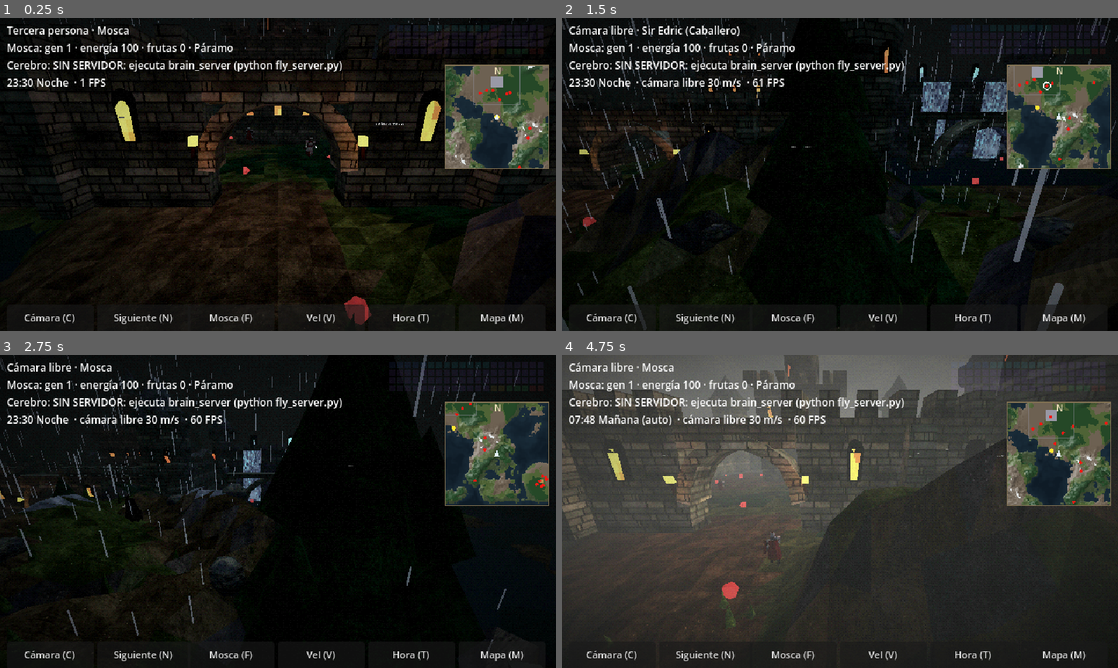
Above: before the commit, frames 1-4 (two rows, left to right).
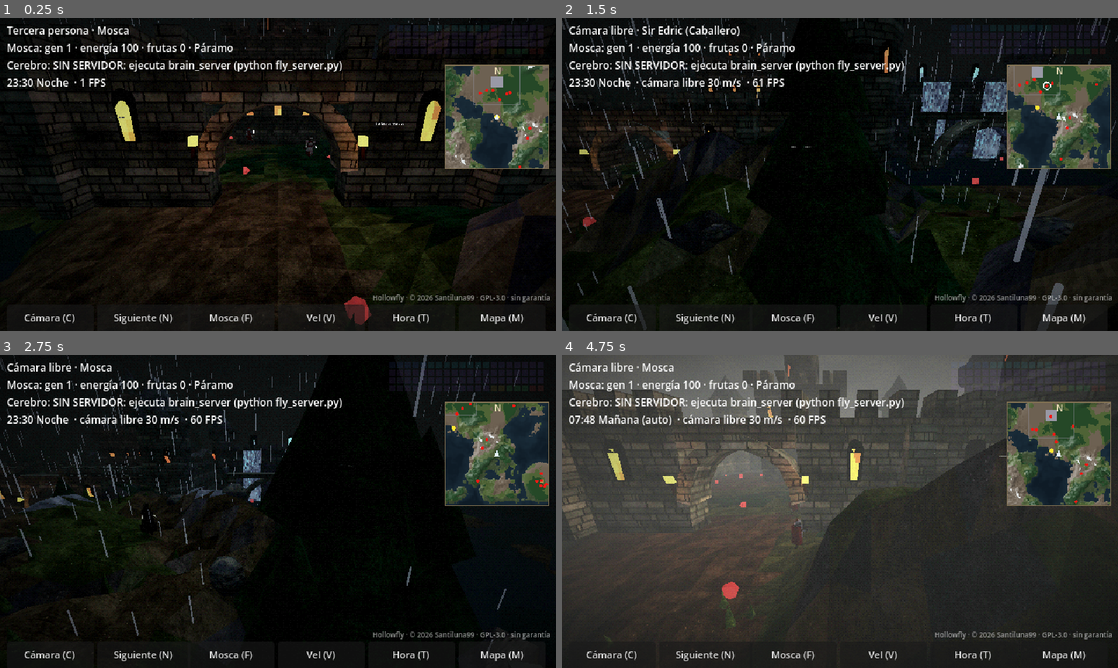
Above: after the commit, the same moments.

Repository: Santiluna99/fly-dark-fantasy
Game: Godot game, scene res://main.tscn
The game is run twice, just before and just after one commit, with the same random seed, the same clock (stepped at 60 frames per second) and the same inputs.
Inputs (mouse positions are in pixels of both pictures, inside the frame that each line leads up to):
- Up to frame 1 (0.25 s): no input
- Up to frame 2 (1.5 s): tap Enter at 0.5 s; move the mouse to (1056, 118) at 0.52 s; hold D 0.53-1.28 s; tap C at 0.6 s; click (1056, 118) at 0.67 s; move the mouse to (728, 190) at 1.27 s; hold S from 1.28 s (still down); tap N at 1.35 s
- Up to frame 3 (2.75 s): move the mouse to (333, 442) at 2.02 s; release S at 2.03 s; hold D from 2.03 s (still down); tap F at 2.1 s
- Up to frame 4 (4.75 s): move the mouse to (812, 574) at 2.77 s; release D at 2.78 s; hold W 2.78-3.53 s; tap V at 2.85 s; click (812, 574) at 2.92 s; move the mouse to (1006, 558) at 3.52 s; hold A from 3.53 s (still down); tap T at 3.6 s; move the mouse to (673, 464) at 4.27 s; tap Y at 4.35 s

The runs differ from the first frame. In frame 1, 0.3% of the frame differs, in the area x 9-99%, y 26-91%; in frame 2, 0.3%; in frame 3, 0.4%; in frame 4, 0.4%, in the area x 18-99%, y 19-91%.

Commit message:
Conservar la autoría de Santiluna99 al distribuir
- NOTICE con el aviso de copyright y un término adicional (GPL-3.0, sección
  7b) que exige conservar la atribución "Hollowfly, creado por Santiluna99".
- Cabecera de copyright en todos los archivos de código.
- Aviso legal visible en la pantalla del juego, encima de los botones.
- README: autor y referencia a NOTICE.

Co-Authored-By: Claude Opus 5.5 <noreply@anthropic.com>

Diff:
--- a/game/assets.gd
+++ b/game/assets.gd
@@ -1,3 +1,5 @@
+# Hollowfly - Copyright (C) 2026 Santiluna99
+# Software libre bajo la GNU GPL v3 (ver LICENSE y NOTICE).
 class_name Assets
 ## Carga las texturas (assets/textures/*.png) y modelos (assets/models/*.mdl) generados
 ## con tools/gen_textures.py y tools/gen_models.py. Si falta algo, el juego usa el
--- a/game/daynight.gd
+++ b/game/daynight.gd
@@ -1,3 +1,5 @@
+# Hollowfly - Copyright (C) 2026 Santiluna99
+# Software libre bajo la GNU GPL v3 (ver LICENSE y NOTICE).
 class_name DayNight extends Node
 ## CICLO DE DÍA Y NOCHE. La hora (0-24) interpola entre fotogramas clave que definen cielo, sol/luna,
 ## luz ambiente, niebla, saturación y lluvia. Teclas: T = siguiente momento (mañana/día/tarde/noche), Y = tiempo automático.
--- a/game/fly.gd
+++ b/game/fly.gd
@@ -1,3 +1,5 @@
+# Hollowfly - Copyright (C) 2026 Santiluna99
+# Software libre bajo la GNU GPL v3 (ver LICENSE y NOTICE).
 class_name Fly extends CharacterBody3D
 ## LA MOSCA
 ## Es un cuerpo físico (CharacterBody3D) que vuela. Sus sentidos (olor, "visión" de amenazas,
--- a/game/fly_brain.gd
+++ b/game/fly_brain.gd
@@ -1,3 +1,5 @@
+# Hollowfly - Copyright (C) 2026 Santiluna99
+# Software libre bajo la GNU GPL v3 (ver LICENSE y NOTICE).
 class_name FlyBrain extends RefCounted
 ## Interfaz común del cerebro de la mosca. El cerebro es el REAL (conectoma de FlyWire, ver remote_brain.gd);
 ## esta clase solo define lo que usan la mosca y el panel de actividad:
--- a/game/main.gd
+++ b/game/main.gd
@@ -1,3 +1,5 @@
+# Hollowfly - Copyright (C) 2026 Santiluna99
+# Software libre bajo la GNU GPL v3 (ver LICENSE y NOTICE).
 extends Node3D
 ## Hollowfly: mundo dark fantasy PS1. Todo se genera por código.
 ## Cámaras: C = primera / tercera / libre · N = siguiente ser · F = volver a la mosca · V = velocidad
@@ -1047,6 +1049,14 @@
 	minimap.size = Vector2(120, 120)
 	minimap.build(self)
 	cl.add_child(minimap)
+	# aviso legal visible (GPL-3.0 y término adicional de NOTICE: conservar la autoría)
+	var credit := Label.new()
+	credit.text = "Hollowfly · © 2026 Santiluna99 · GPL-3.0 · sin garantía"
+	credit.add_theme_font_size_override("font_size", 8)
+	credit.modulate = Color(1, 1, 1, 0.55)
+	cl.add_child(credit)
+	credit.set_anchors_and_offsets_preset(Control.PRESET_BOTTOM_RIGHT, Control.PRESET_MODE_MINSIZE, 6)
+	credit.position.y -= 26        # justo encima de la fila de botones
 	map_layer = CanvasLayer.new()
 	map_layer.layer = 5
 	map_layer.visible = false
--- a/game/map_view.gd
+++ b/game/map_view.gd
@@ -1,3 +1,5 @@
+# Hollowfly - Copyright (C) 2026 Santiluna99
+# Software libre bajo la GNU GPL v3 (ver LICENSE y NOTICE).
 class_name MapView extends Control
 ## MINIMAPA (esquina, centrado en lo que sigue la cámara) y MAPA COMPLETO (tecla M, clic = viajar con la cámara libre).
 ## Muestra el terreno por bioma con relieve sombreado, el castillo, aldeas y faro, la mosca (amarillo),
--- a/game/mob.gd
+++ b/game/mob.gd
@@ -1,3 +1,5 @@
+# Hollowfly - Copyright (C) 2026 Santiluna99
+# Software libre bajo la GNU GPL v3 (ver LICENSE y NOTICE).
 class_name Mob extends CharacterBody3D
 ## Facciones: 0 Aldeano, 1 Caballero, 2 Culto, 3 Monstruo
 
--- a/game/mob_model.gd
+++ b/game/mob_model.gd
@@ -1,3 +1,5 @@
+# Hollowfly - Copyright (C) 2026 Santiluna99
+# Software libre bajo la GNU GPL v3 (ver LICENSE y NOTICE).
 class_name MobModel
 ## Personajes low-poly con rostro, manos, ropa y extremidades animables.
 ## Variantes: human, knight, goat, owl (culto), goblin, ogre (monstruos)
--- a/game/neuro_view.gd
+++ b/game/neuro_view.gd
@@ -1,3 +1,5 @@
+# Hollowfly - Copyright (C) 2026 Santiluna99
+# Software libre bajo la GNU GPL v3 (ver LICENSE y NOTICE).
 class_name NeuroView extends Control
 ## Panel con la actividad de las 80 neuronas (brillo = tasa de disparo)
 
--- a/game/post_ps1.gdshader
+++ b/game/post_ps1.gdshader
@@ -1,3 +1,5 @@
+// Hollowfly - Copyright (C) 2026 Santiluna99
+// Software libre bajo la GNU GPL v3 (ver LICENSE y NOTICE).
 // POST-PROCESO PS1 / DARK FANTASY: paleta reducida con dithering ordenado (Bayer 4x4), viñeta oscura,
 // grano de película y un ligero tinte verde-ceniza en sombras. Se dibuja sobre la imagen 3D, debajo del HUD.
 shader_type canvas_item;
--- a/game/projectile.gd
+++ b/game/projectile.gd
@@ -1,3 +1,5 @@
+# Hollowfly - Copyright (C) 2026 Santiluna99
+# Software libre bajo la GNU GPL v3 (ver LICENSE y NOTICE).
 class_name Projectile extends Node3D
 ## Hechizo en vuelo: fuego, escarcha (ralentiza), sombra (roba vida), luz (cura)
 
--- a/game/ps1.gdshader
+++ b/game/ps1.gdshader
@@ -1,3 +1,5 @@
+// Hollowfly - Copyright (C) 2026 Santiluna99
+// Software libre bajo la GNU GPL v3 (ver LICENSE y NOTICE).
 // SHADER PS1: da el aspecto de PlayStation 1 a todo el juego.
 //  - Los vértices se "pegan" a una rejilla de pantalla (el temblor típico de PS1).
 //  - La paleta se reduce (posterizado) y las texturas no se suavizan.
--- a/game/remote_brain.gd
+++ b/game/remote_brain.gd
@@ -1,3 +1,5 @@
+# Hollowfly - Copyright (C) 2026 Santiluna99
+# Software libre bajo la GNU GPL v3 (ver LICENSE y NOTICE).
 class_name RemoteBrain extends FlyBrain
 ## CEREBRO REAL (conectoma FlyWire, 138.639 neuronas) a través de un servidor Python local.
 ## Hereda de FlyBrain para que Fly.gd y NeuroView lo usen igual que al cerebro de 80 neuronas.
--- a/game/sky.gdshader
+++ b/game/sky.gdshader
@@ -1,3 +1,5 @@
+// Hollowfly - Copyright (C) 2026 Santiluna99
+// Software libre bajo la GNU GPL v3 (ver LICENSE y NOTICE).
 // SHADER DE CIELO con ciclo día/noche: degradado cenit->horizonte, nubes que se estiran al horizonte,
 // estrellas (solo de noche), sol con halo y luna creciente. Los colores los anima daynight.gd según la hora.
 shader_type sky;
--- a/game/tests/camjit.gd
+++ b/game/tests/camjit.gd
@@ -1,3 +1,5 @@
+# Hollowfly - Copyright (C) 2026 Santiluna99
+# Software libre bajo la GNU GPL v3 (ver LICENSE y NOTICE).
 extends Node
 ## Sigue a cada mob con la cámara (primera y tercera persona) y mide cuánto se sacude:
 ## giro total de la cámara por segundo y número de cambios bruscos de sentido.
--- a/game/tests/crosswall.gd
+++ b/game/tests/crosswall.gd
@@ -1,3 +1,5 @@
+# Hollowfly - Copyright (C) 2026 Santiluna99
+# Software libre bajo la GNU GPL v3 (ver LICENSE y NOTICE).
 extends Node
 var main: Node
 var t := 0.0
--- a/game/tests/drown3.gd
+++ b/game/tests/drown3.gd
@@ -1,3 +1,5 @@
+# Hollowfly - Copyright (C) 2026 Santiluna99
+# Software libre bajo la GNU GPL v3 (ver LICENSE y NOTICE).
 extends Node
 var main: Node
 var t := 0.0
--- a/game/tests/fps_sweep.gd
+++ b/game/tests/fps_sweep.gd
@@ -1,3 +1,5 @@
+# Hollowfly - Copyright (C) 2026 Santiluna99
+# Software libre bajo la GNU GPL v3 (ver LICENSE y NOTICE).
 extends Node
 var main: Node
 var pts: Array = []
--- a/game/tests/hstat.gd
+++ b/game/tests/hstat.gd
@@ -1,3 +1,5 @@
+# Hollowfly - Copyright (C) 2026 Santiluna99
+# Software libre bajo la GNU GPL v3 (ver LICENSE y NOTICE).
 extends Node
 func _ready() -> void:
 	var m = (load("res://main.tscn") as PackedScene).instantiate()
--- a/game/tests/ptime.gd
+++ b/game/tests/ptime.gd
@@ -1,3 +1,5 @@
+# Hollowfly - Copyright (C) 2026 Santiluna99
+# Software libre bajo la GNU GPL v3 (ver LICENSE y NOTICE).
 extends Node
 var main: Node
 var t := 0.0
--- a/game/tests/soak5.gd
+++ b/game/tests/soak5.gd
@@ -1,3 +1,5 @@
+# Hollowfly - Copyright (C) 2026 Santiluna99
+# Software libre bajo la GNU GPL v3 (ver LICENSE y NOTICE).
 extends Node
 var m: Node
 var t := 0.0
--- a/game/tests/stickreal.gd
+++ b/game/tests/stickreal.gd
@@ -1,3 +1,5 @@
+# Hollowfly - Copyright (C) 2026 Santiluna99
+# Software libre bajo la GNU GPL v3 (ver LICENSE y NOTICE).
 extends Node
 var main: Node
 var t := 0.0
--- a/game/tests/wallreal.gd
+++ b/game/tests/wallreal.gd
@@ -1,3 +1,5 @@
+# Hollowfly - Copyright (C) 2026 Santiluna99
+# Software libre bajo la GNU GPL v3 (ver LICENSE y NOTICE).
 extends Node
 var main: Node
 var t := 0.0
--- a/game/tools/grabar_recorrido.gd
+++ b/game/tools/grabar_recorrido.gd
@@ -1,3 +1,5 @@
+# Hollowfly - Copyright (C) 2026 Santiluna99
+# Software libre bajo la GNU GPL v3 (ver LICENSE y NOTICE).
 extends Node
 ## Graba el recorrido de la mosca alternando 3ª y 1ª persona. Uso: godot --write-movie out.avi --fixed-fps 30 -- <frames>
 var main: Node
--- a/game/tools/studio.gd
+++ b/game/tools/studio.gd
@@ -1,3 +1,5 @@
+# Hollowfly - Copyright (C) 2026 Santiluna99
+# Software libre bajo la GNU GPL v3 (ver LICENSE y NOTICE).
 extends Node3D
 ## Escenario de prueba aislado: suelo, luces y los tres personajes con el shader PS1 del juego.
 var shader: Shader = load("res://ps1.gdshader")   # MobModel.build espera "w.shader"
Not shown, changed: brain_server/descargar_datos.bat
Not shown, changed: brain_server/descargar_datos.sh
Not shown, changed: brain_server/iniciar.bat
Not shown, changed: brain_server/iniciar.sh
